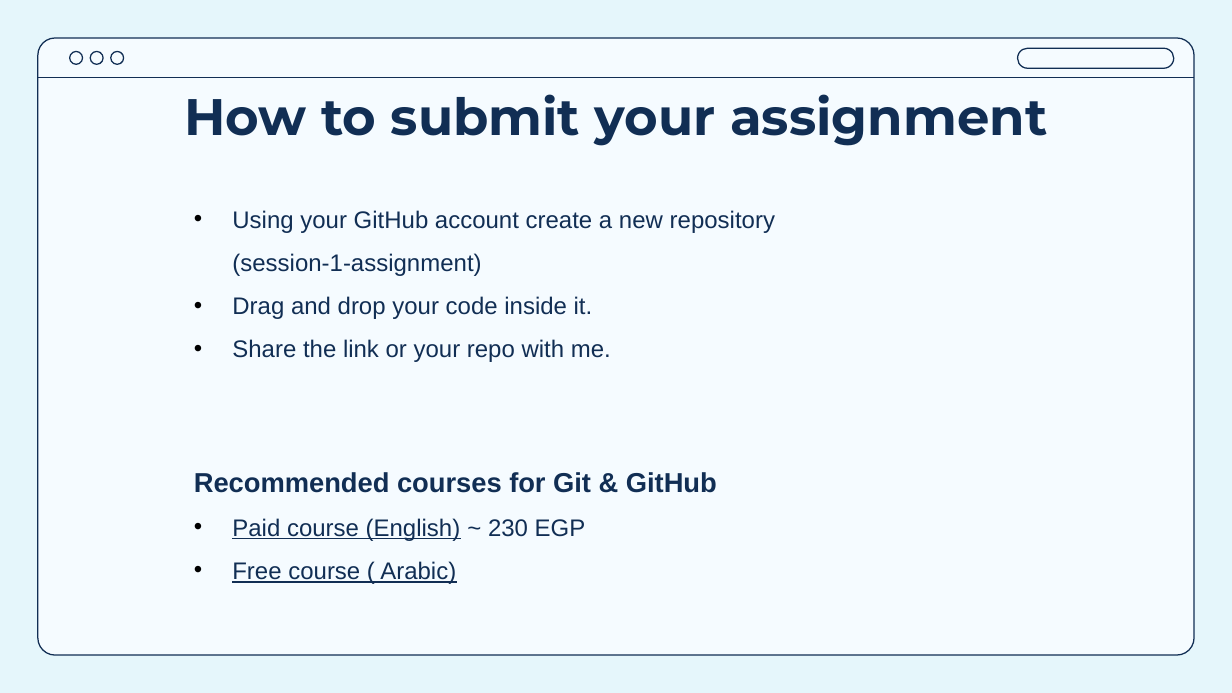
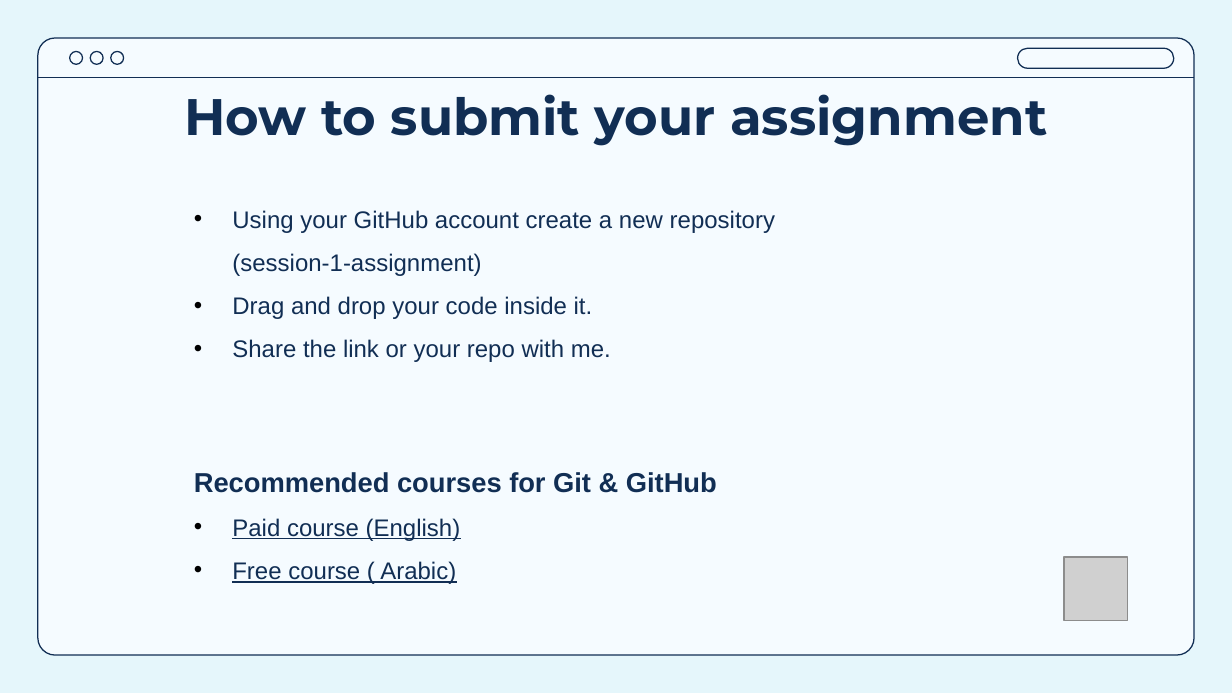
Before and after one commit to Ahmed-Khaled24/Node-workshop, a slide deck: slide 43 of Session 1 - Node Intro/Session 1.pptx. Drawn at 1232x693 pixels with LibreOffice and Linux fonts; fonts in the diff are those of the drawing; grey boxes stand for pictures. Boxes give left, top, right and bottom in pixels: in the first picture for what was removed or moved away, otherwise in the second. Text is boxed around its words. In the diff, an @@ line names an element or a change of style, - is before the commit and + after.

```diff
--- a/Session 1 - Node Intro/Session 1.pptx
+++ b/Session 1 - Node Intro/Session 1.pptx
@@ text at <box>232,518,461,541</box>: text changed @@
-• Paid course (English) ~ 230 EGP
+• Paid course (English)
@@ picture added at <box>1064,557,1129,621</box> @@
```
Also in this commit, not shown: 3 other slides changed, 9 other files.
